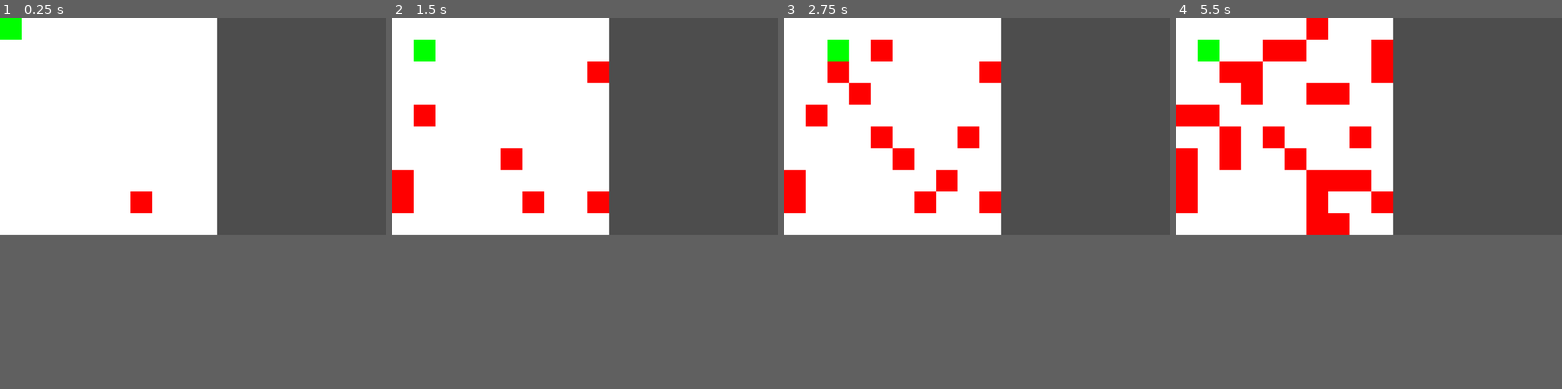
Above: before the commit, frames 1-4 (left to right).
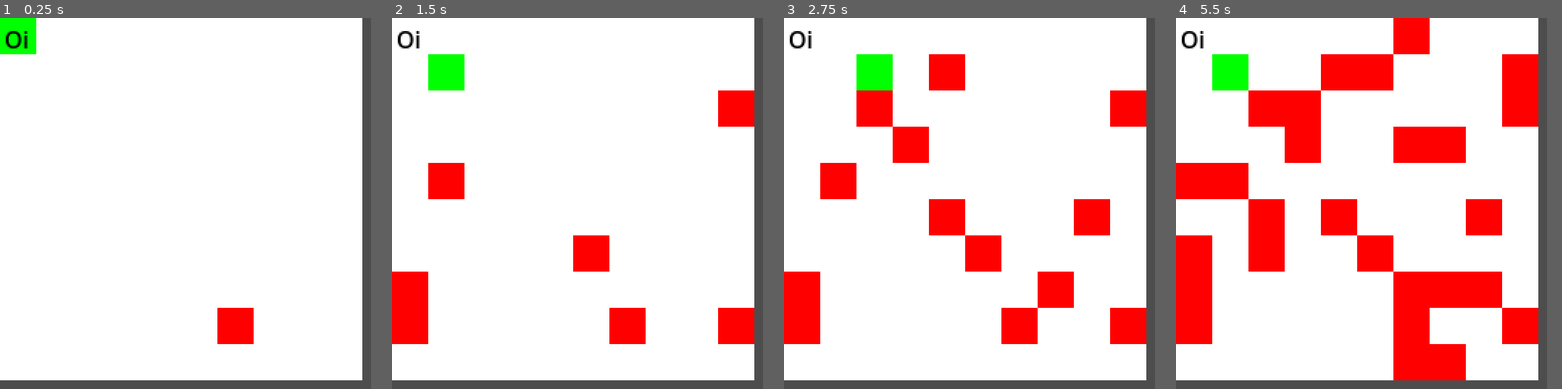
Above: after the commit, the same moments.

Repository: jlucaso1/MyGame
Game: Godot game, scene res://Scenes/MainScene.tscn
The game is run twice, just before and just after one commit, with the same random seed, the same clock (stepped at 60 frames per second) and the same inputs. This scene is started directly instead of the project's main scene.
Inputs:
- Up to frame 1 (0.25 s): no input
- Up to frame 2 (1.5 s): hold Right (ui_right) 0.53-1.28 s; hold Down (ui_down) from 1.28 s (still down)
- Up to frame 3 (2.75 s): release Down (ui_down) at 2.03 s; hold Right (ui_right) from 2.03 s (still down)
- Up to frame 4 (5.5 s): release Right (ui_right) at 2.78 s; hold Up (ui_up) 2.78-3.53 s; hold Left (ui_left) 3.53-5.03 s; hold Down (ui_down) from 5.03 s (still down)
The window is 799x449 before the commit and 768x768 after it. Grey fills any space a smaller window leaves; there, only what the larger window draws over its background counts as a difference.

The runs differ from the first frame. In frame 1, 27% of the frame differs, in the area x 0-97%, y 0-100%; in frame 2, 34%; in frame 3, 40%; in frame 4, 50%.

Commit message:
chore:  testing

Diff:
--- a/Scenes/MainScene.tscn
+++ b/Scenes/MainScene.tscn
@@ -1,19 +1,17 @@
-[gd_scene load_steps=6 format=3 uid="uid://c20a76aqc3lfo"]
+[gd_scene load_steps=5 format=3 uid="uid://c20a76aqc3lfo"]
 
 [ext_resource type="Script" path="res://Scripts/Level.gd" id="1_3xre4"]
-[ext_resource type="Script" path="res://Scripts/Camera2D.gd" id="1_iy7og"]
 [ext_resource type="Script" path="res://Scripts/Background.gd" id="2_g3tby"]
 [ext_resource type="Script" path="res://Scripts/FruitController.gd" id="7_krfah"]
 
 [sub_resource type="CanvasTexture" id="CanvasTexture_uctj5"]
 
 [node name="MainScene" type="Node2D"]
+scale = Vector2(25, 25)
 script = ExtResource("1_3xre4")
 
 [node name="Camera2D" type="Camera2D" parent="."]
 anchor_mode = 0
-zoom = Vector2(50, 50)
-script = ExtResource("1_iy7og")
 
 [node name="Background" type="Sprite2D" parent="."]
 texture = SubResource("CanvasTexture_uctj5")
@@ -34,4 +32,15 @@
 _spawnable_scenes = PackedStringArray("res://Prefabs/player.tscn", "res://Prefabs/fruit.tscn")
 spawn_path = NodePath("../MultiplayerObjects")
 
+[node name="CanvasLayer" type="CanvasLayer" parent="."]
+
+[node name="Label" type="Label" parent="CanvasLayer"]
+modulate = Color(0, 0, 0, 1)
+texture_filter = 6
+offset_left = 3.0
+offset_top = 3.0
+offset_right = 43.0
+offset_bottom = 29.0
+text = "Oi"
+
 [connection signal="timeout" from="FruitController/Timer" to="FruitController" method="_on_timer_timeout" flags=18]
--- a/Scripts/Level.gd
+++ b/Scripts/Level.gd
@@ -7,10 +7,9 @@
 	# We only need to spawn players on the server.
 	if not multiplayer.is_server():
 		return
-
 	multiplayer.peer_connected.connect(add_player)
 	multiplayer.peer_disconnected.connect(del_sync_item)
-
+	DisplayServer.warp_mouse(Vector2i(100,100))
 	# Spawn already connected players.
 	for id in multiplayer.get_peers():
 		add_player(id)
--- a/project.godot
+++ b/project.godot
@@ -20,6 +20,14 @@
 
 Config="*res://Scripts/Config.gd"
 
+[display]
+
+window/size/viewport_width=256
+window/size/viewport_height=256
+window/size/window_width_override=1000
+window/size/window_height_override=1000
+window/stretch/mode="viewport"
+
 [editor_plugins]
 
 enabled=PackedStringArray()
